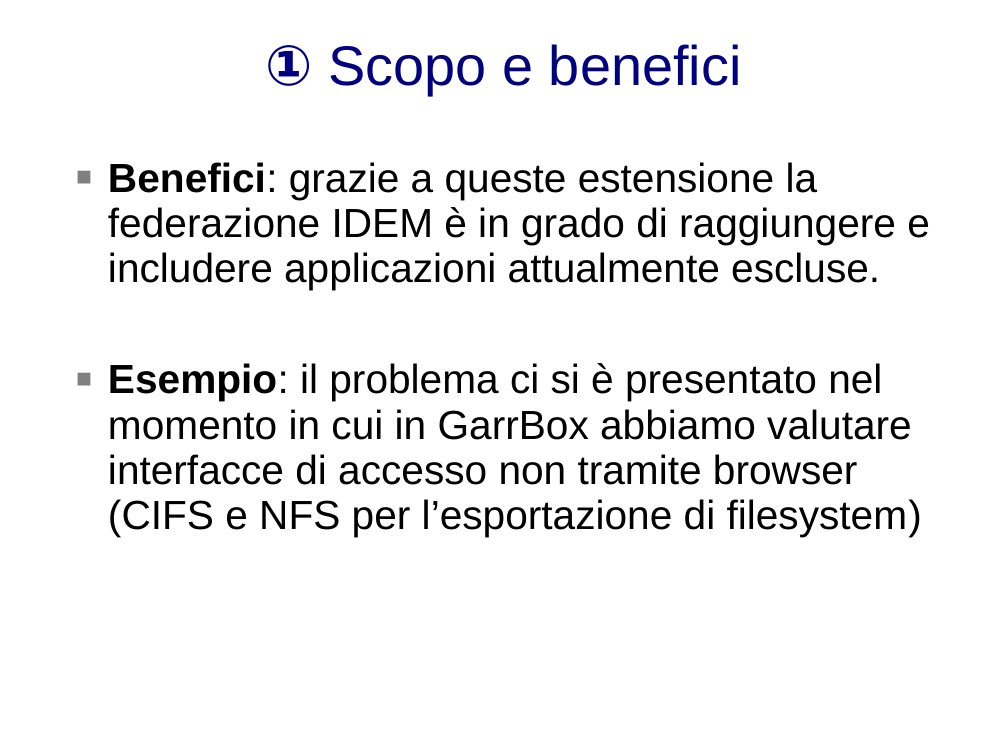
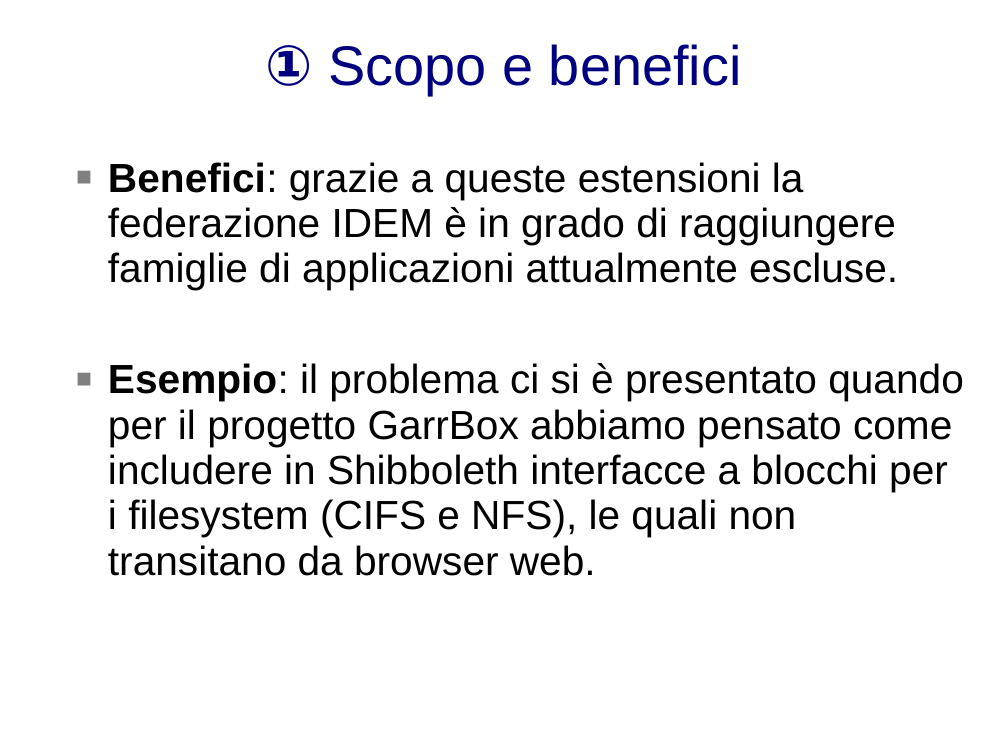
Before and after one commit to biancini/Shibboleth-Authentication, a slide deck: slide 4 of documentation/ShibbolethExtensions.pptx. Drawn at 1008x756 pixels with LibreOffice and Linux fonts; fonts in the diff are those of the drawing; background and template pictures are left out. Boxes give left, top, right and bottom in pixels: in the first picture for what was removed or moved away, otherwise in the second. Text is boxed around its words. In the diff, an @@ line names an element or a change of style, - is before the commit and + after.

```diff
--- a/documentation/ShibbolethExtensions.pptx
+++ b/documentation/ShibbolethExtensions.pptx
@@ text at [108,162,964,576]: text changed @@
-■ Benefici: grazie a queste estensione la federazione IDEM è in grado di raggiungere e includere applicazioni attualmente escluse.
-  ■ Esempio: il problema ci si è presentato nel momento in cui in GarrBox abbiamo valutare interfacce di accesso non tramite browser (CIFS e NFS per l’esportazione di filesystem)
+■ Benefici: grazie a queste estensioni la federazione IDEM è in grado di raggiungere famiglie di applicazioni attualmente escluse.
+  ■ Esempio: il problema ci si è presentato quando per il progetto GarrBox abbiamo pensato come includere in Shibboleth interfacce a blocchi per i filesystem (CIFS e NFS), le quali non transitano da browser web.
```
Also in this commit, not shown: 9 other slides changed.
